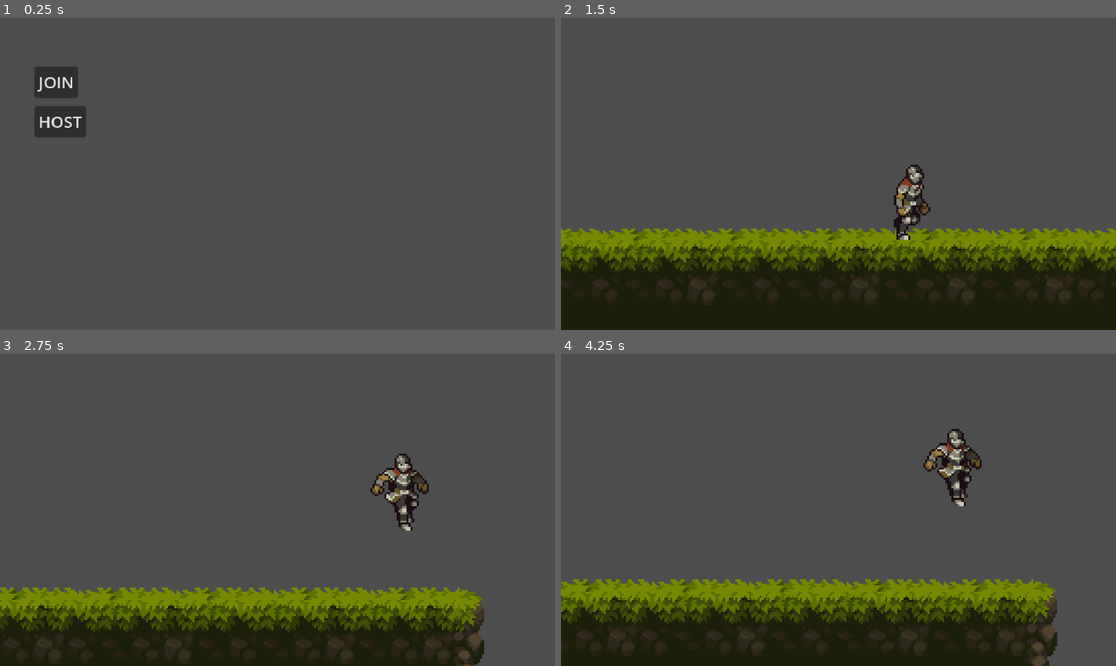
Above: before the commit, frames 1-4 (two rows, left to right).
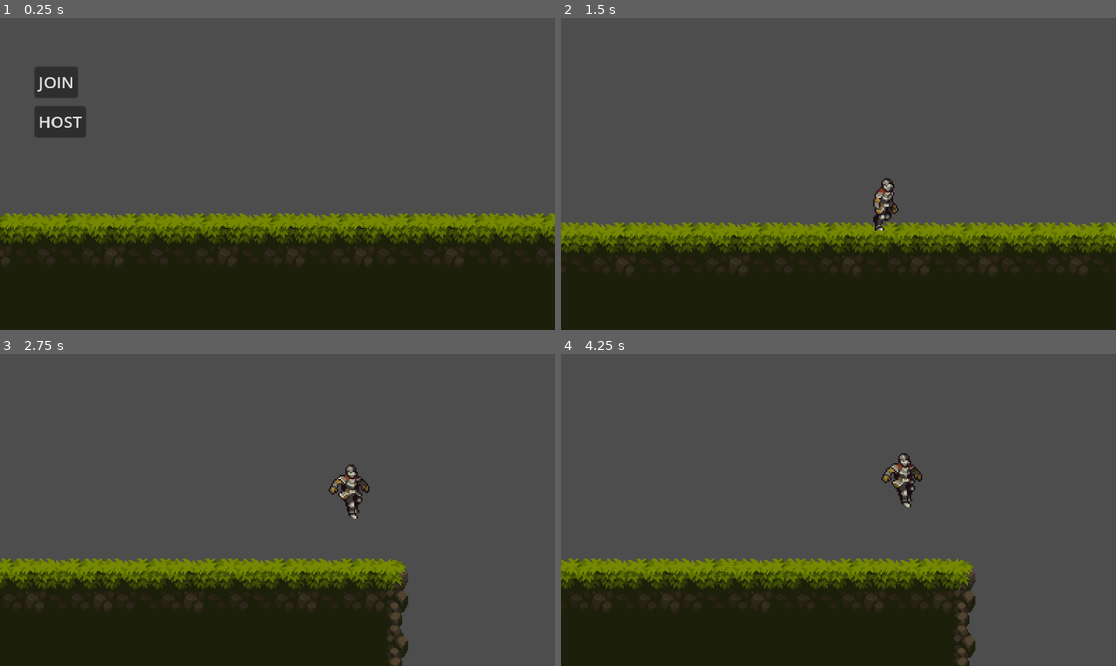
Above: after the commit, the same moments.

Repository: always-hehe-devs/heheGame
Game: Godot game, scene res://main.tscn
Same seed, same stepped clock (60 frames per second), same inputs: the game is played once before the commit and once after it.
Inputs:
- Up to frame 1 (0.25 s): no input
- Up to frame 2 (1.5 s): click "HOST" at 0.5 s; hold D (move_right) from 1.28 s (still down); tap F (grab) at 1.35 s
- Up to frame 3 (2.75 s): keep holding D (move_right); tap Space (jump) at 1.52, 2.27 s; tap Shift (roll) at 1.55, 2.1 s; tap F (grab) at 2.3 s
- Up to frame 4 (4.25 s): release D (move_right) at 2.78 s; hold A (move_left) 2.78-3.53 s; tap F (grab) at 2.85, 3.8 s; tap Shift (roll) at 3.05, 3.6 s; hold D (move_right) from 3.53 s (still down); tap Space (jump) at 3.77 s

The runs differ from the first frame. In frame 1, 37% of the frame differs, in the area x 0-100%, y 62-100%; in frame 2, 11%; in frame 3, 19%; in frame 4, 18%.

Commit message:
Fixed camera for join instance

Diff:
--- a/main.gd
+++ b/main.gd
@@ -2,6 +2,7 @@
 
 var peer = ENetMultiplayerPeer.new()
 @export var player_scene : PackedScene
+@onready var camera = $Camera2D
 
 
 func _on_host_pressed():
@@ -9,11 +10,13 @@
 	multiplayer.multiplayer_peer = peer
 	multiplayer.peer_connected.connect(_add_player)
 	_add_player()
+	camera.enabled = false
 	$CanvasLayer.hide()
 
 func _on_join_pressed():
 	peer.create_client("localhost", 1027)
 	multiplayer.multiplayer_peer = peer
+	camera.enabled = false
 	$CanvasLayer.hide()
 
 
--- a/main.tscn
+++ b/main.tscn
@@ -1,8 +1,10 @@
-[gd_scene load_steps=6 format=3 uid="uid://b2qmp4yiooxnq"]
+[gd_scene load_steps=7 format=3 uid="uid://b2qmp4yiooxnq"]
 
 [ext_resource type="Script" path="res://main.gd" id="1_f5ted"]
 [ext_resource type="PackedScene" uid="uid://by7c8eay4jhkd" path="res://player.tscn" id="1_inu6x"]
 [ext_resource type="Texture2D" uid="uid://c5mqmfirjpcqj" path="res://assets/tiles/Tiles.png" id="2_x7slo"]
+
+[sub_resource type="GDScript" id="GDScript_o84cy"]
 
 [sub_resource type="TileSetAtlasSource" id="TileSetAtlasSource_ou38w"]
 texture = ExtResource("2_x7slo")
@@ -1427,6 +1429,12 @@
 script = ExtResource("1_f5ted")
 player_scene = ExtResource("1_inu6x")
 
+[node name="Camera2D" type="Camera2D" parent="."]
+position = Vector2(575, 326)
+zoom = Vector2(1.4, 1.4)
+process_callback = 0
+script = SubResource("GDScript_o84cy")
+
 [node name="CanvasLayer" type="CanvasLayer" parent="."]
 
 [node name="Host" type="Button" parent="CanvasLayer"]
--- a/player.gd
+++ b/player.gd
@@ -20,8 +20,10 @@
 var rolling = false
 var facing = 1
 
+
 func _enter_tree():
 	set_multiplayer_authority(name.to_int())
+	%Camera2D.enabled = is_multiplayer_authority()
 
 func _physics_process(delta):
 	if is_multiplayer_authority():
@@ -56,7 +58,7 @@
 
 		if Input.is_action_just_pressed("grab"):
 			if overlapping_players.size() > 0 and another_player:
-				grab_character(delta)
+				grab_character()
 		if Input.is_action_just_released("grab"):
 			if is_grabbed:
 				is_grabbed = false
@@ -101,7 +103,7 @@
 	animation_locked = false
 	rolling = false
 
-func grab_character(delta):
+func grab_character():
 	if not is_grabbed and another_player:
 		another_player.global_position[0] += 20
 		is_grabbed = true
--- a/player.tscn
+++ b/player.tscn
@@ -325,6 +325,19 @@
 position = Vector2(525, 327)
 script = ExtResource("1_f7bbb")
 
+[node name="Camera2D" type="Camera2D" parent="."]
+unique_name_in_owner = true
+position = Vector2(0, 1)
+scale = Vector2(2, 2)
+zoom = Vector2(1.4, 1.4)
+process_callback = 0
+position_smoothing_enabled = true
+rotation_smoothing_enabled = true
+drag_horizontal_enabled = true
+drag_vertical_enabled = true
+drag_vertical_offset = -0.98
+drag_right_margin = 0.1
+
 [node name="CollisionShape2D" type="CollisionShape2D" parent="."]
 position = Vector2(-3.75, 5)
 scale = Vector2(1.07412, 1.05272)
@@ -335,23 +348,12 @@
 position = Vector2(-59, -20)
 scale = Vector2(0.994134, 1)
 sprite_frames = SubResource("SpriteFrames_ddvgb")
-animation = &"roll"
+animation = &"idle"
 autoplay = "idle"
 centered = false
 
 [node name="MultiplayerSynchronizer" type="MultiplayerSynchronizer" parent="."]
 replication_config = SubResource("SceneReplicationConfig_y7u42")
-
-[node name="Camera2D" type="Camera2D" parent="."]
-position = Vector2(-2, 2)
-zoom = Vector2(2, 2)
-process_callback = 0
-position_smoothing_enabled = true
-drag_horizontal_enabled = true
-drag_vertical_enabled = true
-drag_horizontal_offset = 0.1
-drag_vertical_offset = -0.2
-drag_left_margin = 0.1
 
 [node name="PlayerBox" type="Area2D" parent="."]
 unique_name_in_owner = true
